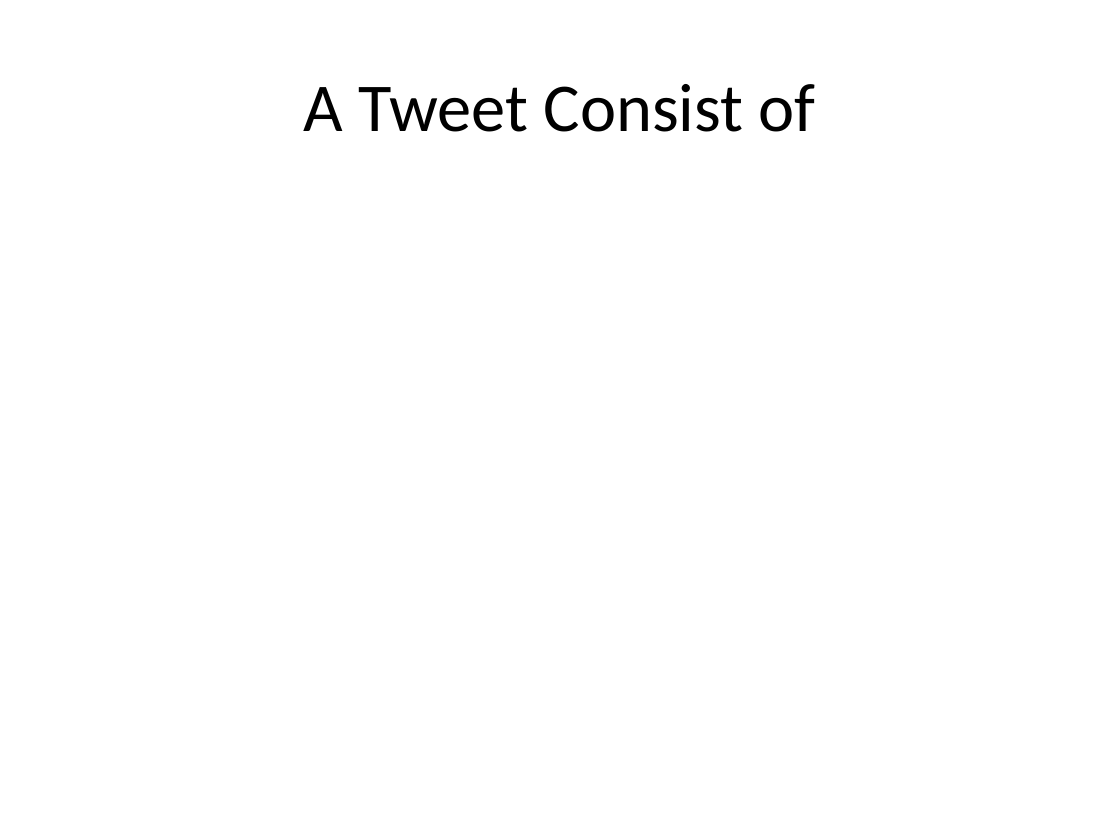
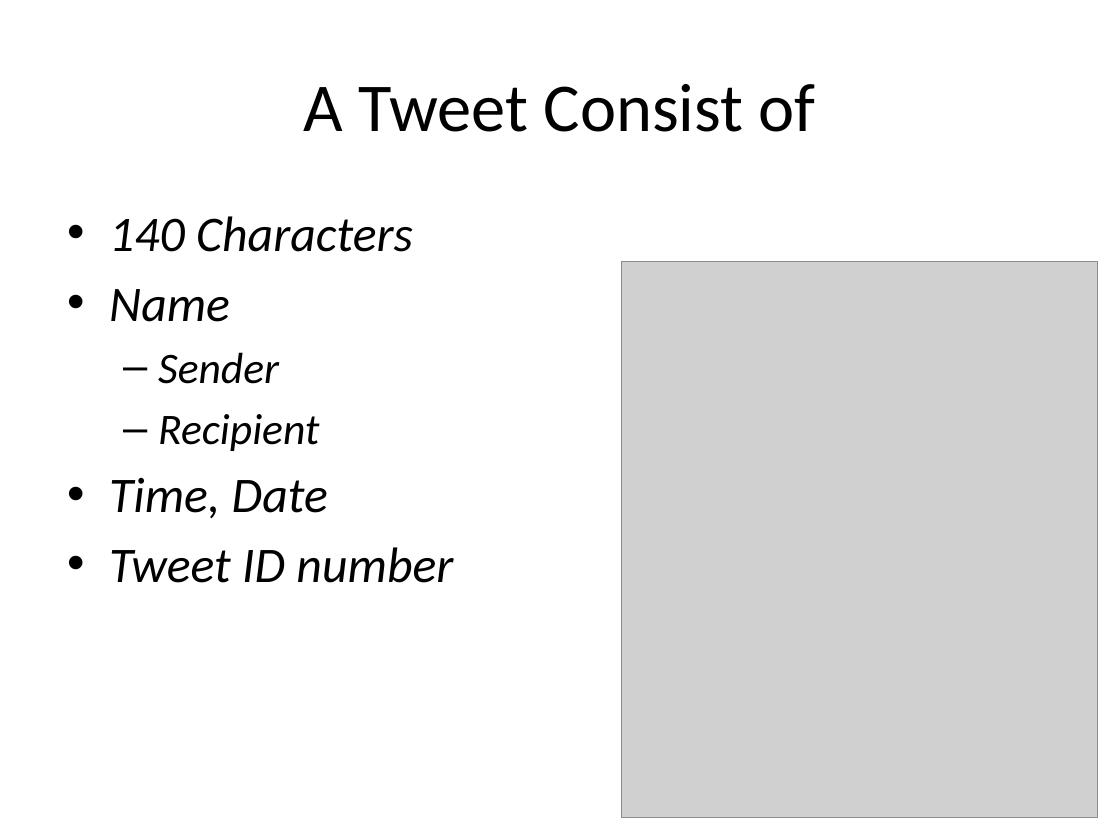
Before and after one commit to isurup/kalle-martin-group, a slide deck: slide 2 of SSE3/MartinPresentation/project.pptx. Drawn at 1120x840 pixels with LibreOffice and Linux fonts; fonts in the diff are those of the drawing; grey boxes stand for pictures. Boxes give left, top, right and bottom in pixels: in the first picture for what was removed or moved away, otherwise in the second. Text is boxed around its words. In the diff, an @@ line names an element or a change of style, - is before the commit and + after.

```diff
--- a/SSE3/MartinPresentation/project.pptx
+++ b/SSE3/MartinPresentation/project.pptx
@@ text added at box(109, 216, 453, 583), 32 pt, text #000000, italic @@
+• 140 Characters
+• Name
+  – Sender
+  – Recipient
+• Time, Date
+• Tweet ID number
@@ picture added at box(622, 261, 1098, 818) @@
```
Also in this commit, not shown: 1 other slide changed, 1 slide added, 1 slide removed.
